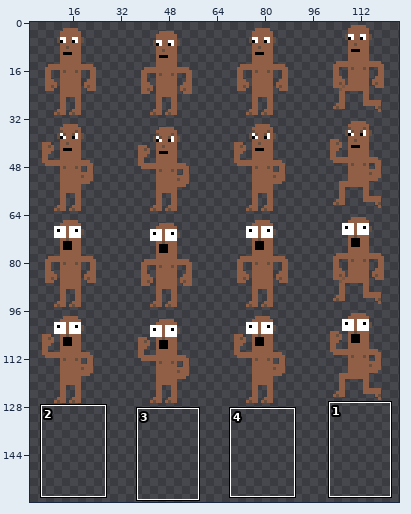
Two states of a sprite sheet, textures/sprites/player_spritesheet_3.png. Above, an overview of the earlier version with the close-up marked.
Close-up. The starting point:
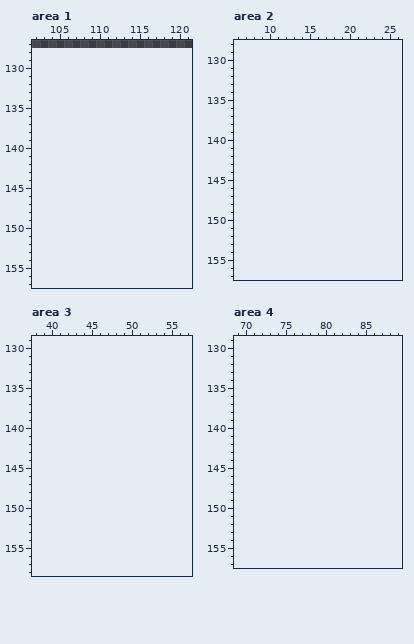
The file is 128x128 pixels. Colours within 5 levels of each other are drawn and written as one. Shown: area 1: x 102..121, y 127..157; area 2: x 6..26, y 128..157; area 3: x 38..57, y 129..158; area 4: x 69..89, y 129..157. The old version is drawn lined up with the new one, on the new canvas. The wide view leaves out empty margins. The commit also changed other parts of the picture, which this record leaves out.
Once edited:
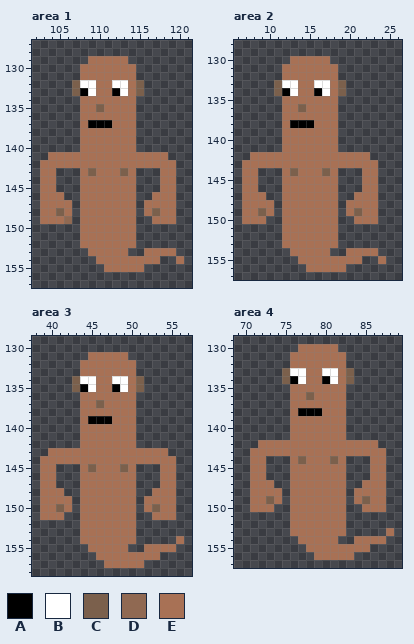
Palette (. is transparent): A #000000  B #ffffff  C #7b604c  D #906952  E #a87155
The edit:
canvas 128x128 -> 128x160
Area 1:
y 129: x 109..113 ..... -> EEEEE
y 130..131: x 108..114 ....... -> EEEEEEE
y 132: x 107..115 ......... -> CBBEEBBEC
y 133: x 107..115 ......... -> CABEEABEC
y 134: x 108..114 ....... -> EEEEEEE
y 135: x 108..114 ....... -> EECEEEE
y 136: x 108..114 ....... -> EEEEEEE
y 137: x 108..114 ....... -> EAAAEEE
y 138..140: x 108..114 ....... -> EEEEEEE
y 141: x 104..118 ............... -> EEEEEEEEEEEEEEE
y 142: x 103..119 ................. -> EEEEEEEEEEEEEEEEE
y 143: x 103..104 .. -> EE; x 108..114 ....... -> ECEEECE; x 118..119 .. -> EE
y 144..145: x 103..104 .. -> EE; x 108..114 ....... -> EEEEEEE; x 118..119 .. -> EE
y 146: x 103..105 ... -> EEE; x 108..114 ....... -> EEEEEEE; x 117..119 ... -> EEE
y 147: x 103..106 .... -> EEEE; x 108..114 ....... -> EEEEEEE; x 116..119 .... -> EEEE
y 148: x 103..106 .... -> EECE; x 108..114 ....... -> EEEEEEE; x 116..119 .... -> ECEE
y 149: x 103..106 .... -> EEED; x 108..114 ....... -> EEEEEEE; x 117..119 ... -> EEE
y 150..152: x 108..114 ....... -> EEEEEEE
y 153: x 109..113 ..... -> EEEEE; x 116..119 .... -> EEEE
y 154: x 110..117 ........ -> EEEEEEEE; x 120 . -> E
y 155: x 111..115 ..... -> EEEEE
Area 2:
y 130: x 13..17 ..... -> EEEEE
y 131..132: x 12..18 ....... -> EEEEEEE
y 133: x 11..19 ......... -> CBBEEBBEC
y 134: x 11..19 ......... -> CABEEABEC
y 135: x 12..18 ....... -> EEEEEEE
y 136: x 12..18 ....... -> EECEEEE
y 137: x 12..18 ....... -> EEEEEEE
y 138: x 12..18 ....... -> EAAAEEE
y 139..141: x 12..18 ....... -> EEEEEEE
y 142: x 8..22 ............... -> EEEEEEEEEEEEEEE
y 143: x 7..23 ................. -> EEEEEEEEEEEEEEEEE
y 144: x 7..8 .. -> EE; x 12..18 ....... -> ECEEECE; x 22..23 .. -> EE
y 145..146: x 7..8 .. -> EE; x 12..18 ....... -> EEEEEEE; x 22..23 .. -> EE
y 147: x 7..9 ... -> EEE; x 12..18 ....... -> EEEEEEE; x 21..23 ... -> EEE
y 148: x 7..10 .... -> EEEE; x 12..18 ....... -> EEEEEEE; x 20..23 .... -> EEEE
y 149: x 7..10 .... -> EECE; x 12..18 ....... -> EEEEEEE; x 20..23 .... -> ECEE
y 150: x 7..9 ... -> EEE; x 12..18 ....... -> EEEEEEE; x 21..23 ... -> EEE
y 151..153: x 12..18 ....... -> EEEEEEE
y 154: x 13..17 ..... -> EEEEE; x 20..23 .... -> EEEE
y 155: x 14..21 ........ -> EEEEEEEE; x 24 . -> E
y 156: x 15..19 ..... -> EEEEE
Area 3:
y 131: x 45..49 ..... -> EEEEE
y 132..133: x 44..50 ....... -> EEEEEEE
y 134: x 43..51 ......... -> CBBEEBBEC
y 135: x 43..51 ......... -> CABEEABEC
y 136: x 44..50 ....... -> EEEEEEE
y 137: x 44..50 ....... -> EECEEEE
y 138: x 44..50 ....... -> EEEEEEE
y 139: x 44..50 ....... -> EAAAEEE
y 140..142: x 44..50 ....... -> EEEEEEE
y 143: x 40..54 ............... -> EEEEEEEEEEEEEEE
y 144: x 39..55 ................. -> EEEEEEEEEEEEEEEEE
y 145: x 39..40 .. -> EE; x 44..50 ....... -> ECEEECE; x 54..55 .. -> EE
y 146..147: x 39..40 .. -> EE; x 44..50 ....... -> EEEEEEE; x 54..55 .. -> EE
y 148: x 39..41 ... -> EEE; x 44..50 ....... -> EEEEEEE; x 53..55 ... -> EEE
y 149: x 39..42 .... -> EEEE; x 44..50 ....... -> EEEEEEE; x 52..55 .... -> EEEE
y 150: x 39..42 .... -> EECE; x 44..50 ....... -> EEEEEEE; x 52..55 .... -> ECEE
y 151: x 39..41 ... -> EEE; x 44..50 ....... -> EEEEEEE; x 53..55 ... -> EEE
y 152..153: x 44..50 ....... -> EEEEEEE
y 154: x 44..50 ....... -> EEEEEEE; x 56 . -> E
y 155: x 45..49 ..... -> EEEEE; x 52..55 .... -> EEEE
y 156: x 46..53 ........ -> EEEEEEEE
y 157: x 47..51 ..... -> EEEEE
Area 4:
y 130: x 77..81 ..... -> EEEEE
y 131..132: x 76..82 ....... -> EEEEEEE
y 133: x 75..83 ......... -> CBBEEBBEC
y 134: x 75..83 ......... -> CABEEABEC
y 135: x 76..82 ....... -> EEEEEEE
y 136: x 76..82 ....... -> EECEEEE
y 137: x 76..82 ....... -> EEEEEEE
y 138: x 76..82 ....... -> EAAAEEE
y 139..141: x 76..82 ....... -> EEEEEEE
y 142: x 72..86 ............... -> EEEEEEEEEEEEEEE
y 143: x 71..87 ................. -> EEEEEEEEEEEEEEEEE
y 144: x 71..72 .. -> EE; x 76..82 ....... -> ECEEECE; x 86..87 .. -> EE
y 145..146: x 71..72 .. -> EE; x 76..82 ....... -> EEEEEEE; x 86..87 .. -> EE
y 147: x 71..73 ... -> EEE; x 76..82 ....... -> EEEEEEE; x 85..87 ... -> EEE
y 148: x 71..74 .... -> EEEE; x 76..82 ....... -> EEEEEEE; x 84..87 .... -> EEEE
y 149: x 71..74 .... -> EECE; x 76..82 ....... -> EEEEEEE; x 84..87 .... -> ECEE
y 150: x 71..73 ... -> EEE; x 76..82 ....... -> EEEEEEE; x 85..87 ... -> EEE
y 151..152: x 76..82 ....... -> EEEEEEE
y 153: x 76..82 ....... -> EEEEEEE; x 88 . -> E
y 154: x 77..81 ..... -> EEEEE; x 84..87 .... -> EEEE
y 155: x 78..85 ........ -> EEEEEEEE
y 156: x 79..83 ..... -> EEEEE
